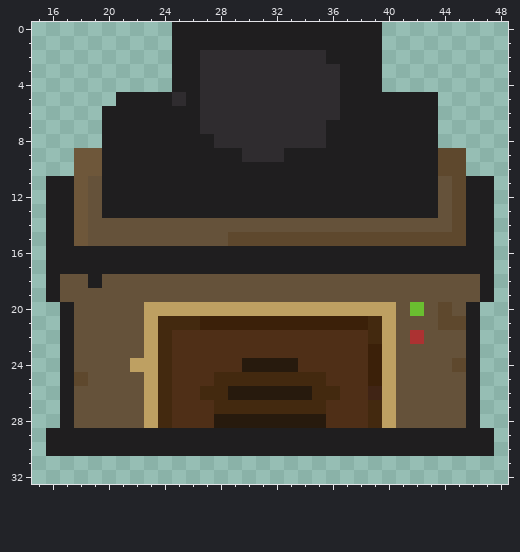
One commit to this pixel-art sprite: UnityProject/Assets/_Art/AnimElements/FireplaceEmpty1.png. That is the earlier state.
The file is 55x46 pixels. Colours within 5 levels of each other are drawn and written as one. Shown: x 15..48, y 0..32.
And afterwards:
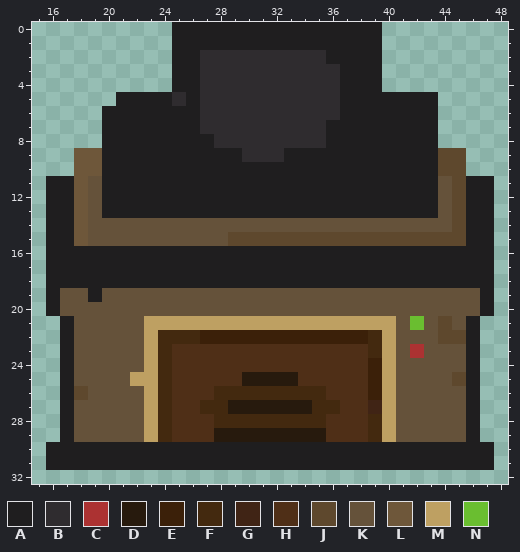
Palette (. is transparent): A #1f1e1f  B #2f2c2f  C #ac3232  D #271a0d  E #3b2009  F #43290f  G #402415  H #4f2f17  J #5e482d  K #65523a  L #6e573a  M #bea062  N #6abe30
Diff:
Colour A is added in row 20 at x 16 and 47; in row 31 at x 16 to 47.
Colour A replaces colour K in row 18 at x 17 to 18 and 20 to 46; in row 19 at x 19.
Colour C replaces colour K in row 23 at x 42.
Colour D replaces colour A in row 29 at x 28 to 35.
Colour D replaces colour F in row 25 at x 30 to 33; in row 27 at x 29 to 34.
Colour E replaces colour G in row 26 at x 39.
Colour E replaces colour H in row 22 at x 27 to 38.
Colour F replaces colour A in row 29 at x 24 and 39.
Colour F replaces colour D in row 26 at x 29 to 34; in row 28 at x 28 to 35.
Colour F replaces colour E in row 23 at x 39.
Colour F replaces colour H in row 22 at x 25 to 26; in row 27 at x 27 and 36.
Colour G replaces colour F in row 27 at x 39.
Colour H replaces colour A in row 29 at x 25 to 27 and 36 to 38.
Colour H replaces colour D in row 24 at x 30 to 33.
Colour H replaces colour F in row 25 at x 28 to 29 and 34 to 35; in row 26 at x 27 and 36.
Colour J replaces colour K in row 22 at x 44 to 45; in row 25 at x 45; in row 26 at x 18.
Colour K replaces colour A in row 20 at x 17 and 46; in row 29 at x 18 to 22 and 41 to 45.
Colour K replaces colour C in row 22 at x 42.
Colour K replaces colour J in row 20 at x 44; in row 21 at x 45; in row 24 at x 45; in row 25 at x 18.
Colour K replaces colour M in row 20 at x 23 to 40; in row 24 at x 22.
Colour K replaces colour N in row 20 at x 42.
Colour M replaces colour A in row 29 at x 23 and 40.
Colour M replaces colour E in row 21 at x 27 to 38.
Colour M replaces colour F in row 21 at x 24 to 26 and 39.
Colour M replaces colour K in row 25 at x 22.
Colour N replaces colour K in row 21 at x 42.
The edit erases colour A in row 29 at x 16 and 47.
Where, in picture pixels (left, top, right, bottom), the same in both pictures:
changed: (46, 274, 494, 470)
